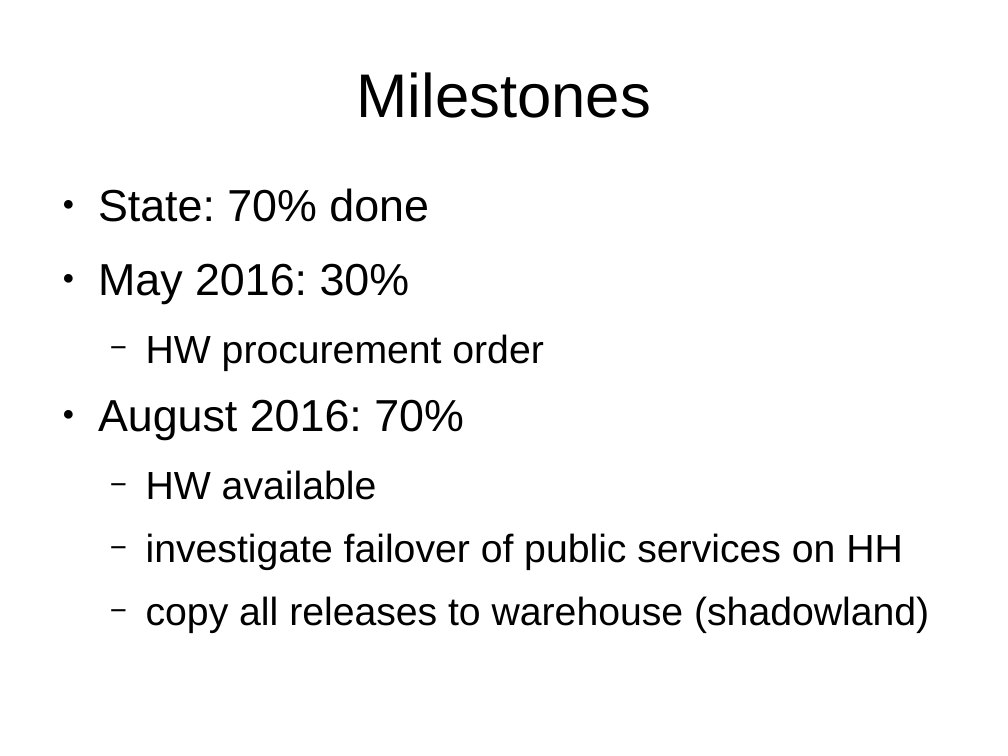
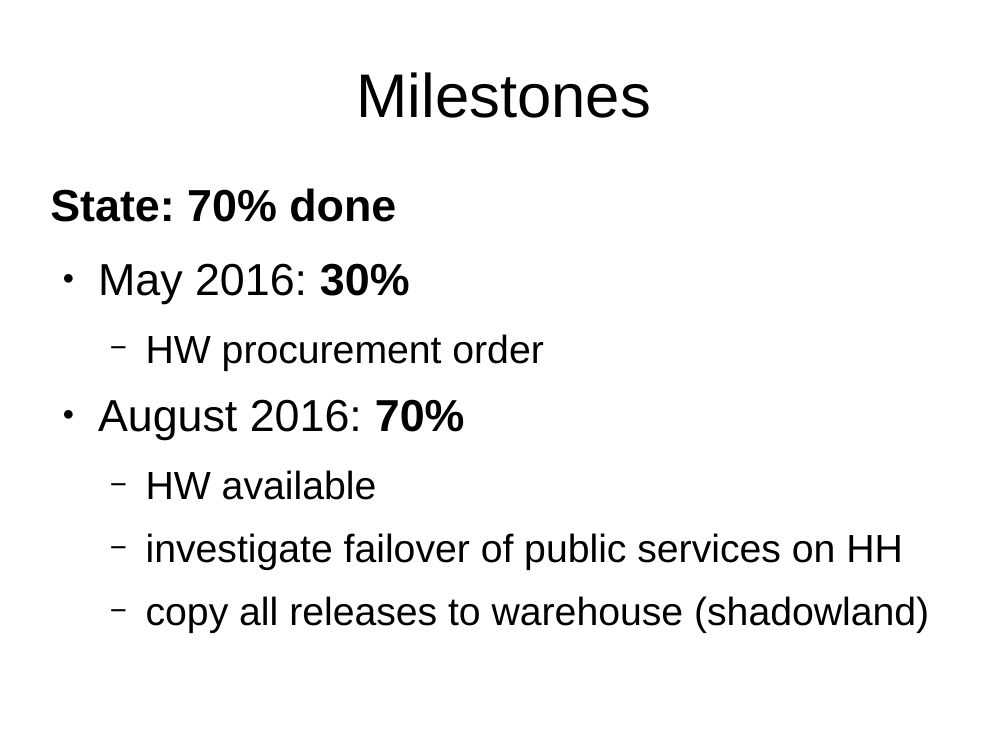
Before and after one commit to avullo/ensembl-migration-pm, a slide deck: slide 25 of data-review-10-16/talk.odp (slide 26 before the commit). Drawn at 1008x756 pixels with LibreOffice and Linux fonts; fonts in the diff are those of the drawing; background and template pictures are left out. Boxes give left, top, right and bottom in pixels: in the first picture for what was removed or moved away, otherwise in the second. Text is boxed around its words. In the diff, an @@ line names an element or a change of style, - is before the commit and + after.

```diff
--- a/data-review-10-16/talk.odp
+++ b/data-review-10-16/talk.odp
@@ text at [50,188,465,440]: bold on in "State: 70% done", "30%", "70%"; bullet ● to none @@
```
Also in this commit, not shown: 15 other slides changed, 3 slides added, 3 other files.
